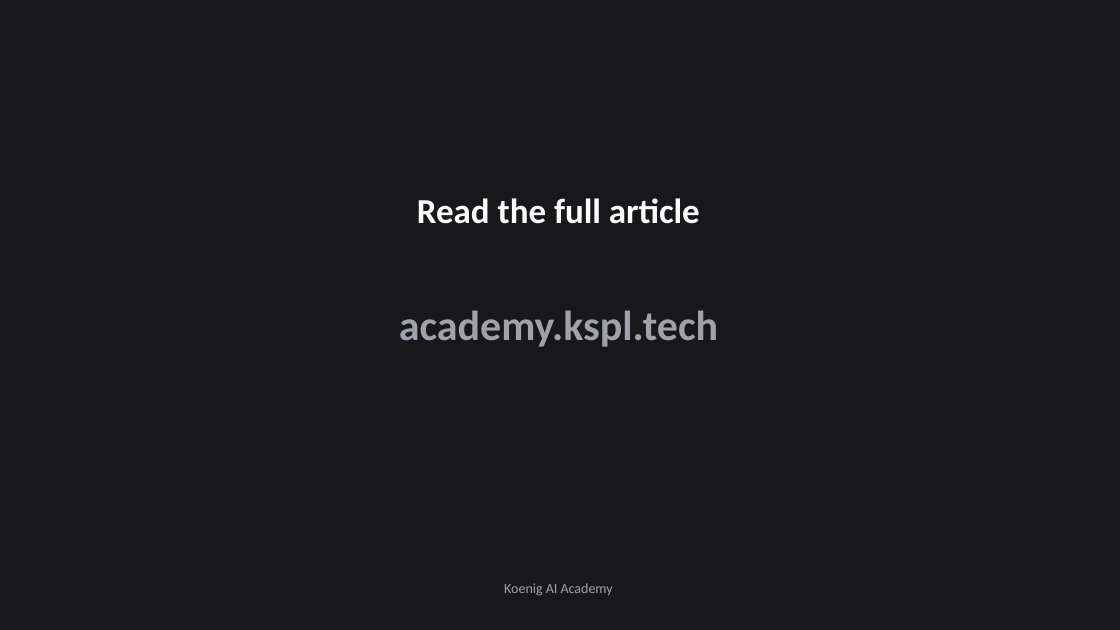
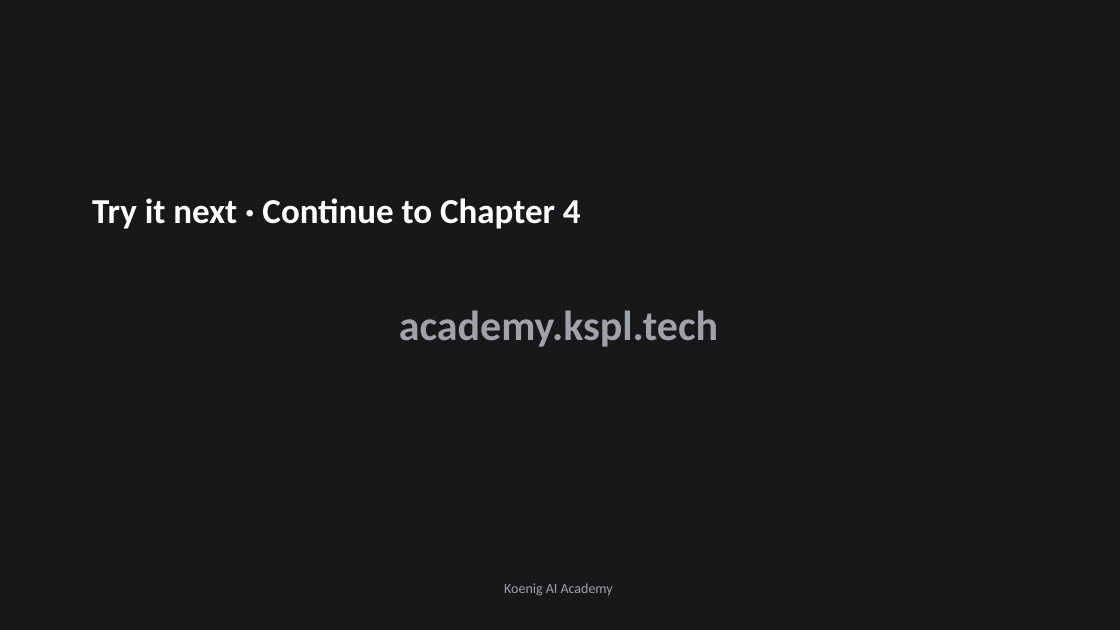
Before and after one commit to Koenig-Solutions-Private-Limited/koenig-ai-org, a slide deck: slide 6 of vault/courses/claude-tool-use-from-zero/ch03-slides.pptx. Drawn at 1120x630 pixels with LibreOffice and Linux fonts; fonts in the diff are those of the drawing. Boxes give left, top, right and bottom in pixels: in the first picture for what was removed or moved away, otherwise in the second. Text is boxed around its words. In the diff, an @@ line names an element or a change of style, - is before the commit and + after.

Commit message:
fix(slides): KOEA-8290 — address all 3 G0 blockers in claude-tool-use-from-zero ch03-slides.pptx
- Slide 2: complete 'What the server will do' with 6 bullets describing list_project_files tool (root restriction, path sanitisation, JSON response, stdio transport)
- Slide 5: replace raw footnote citations ([^2],[^5],[^6]) with 5 forward-looking Chapter 4 bullets (resources, binary content, multi-tool servers, advanced Zod)
- Slide 6: change blog CTA 'Read the full article' to course CTA 'Try it next · Continue to Chapter 4'

```diff
--- a/vault/courses/claude-tool-use-from-zero/ch03-slides.pptx
+++ b/vault/courses/claude-tool-use-from-zero/ch03-slides.pptx
@@ text at (92,198,581,229): text changed @@
-Read the full article
+Try it next · Continue to Chapter 4
```
Also in this commit, not shown: 1 other slide changed, 1 slide added, 1 slide removed.
